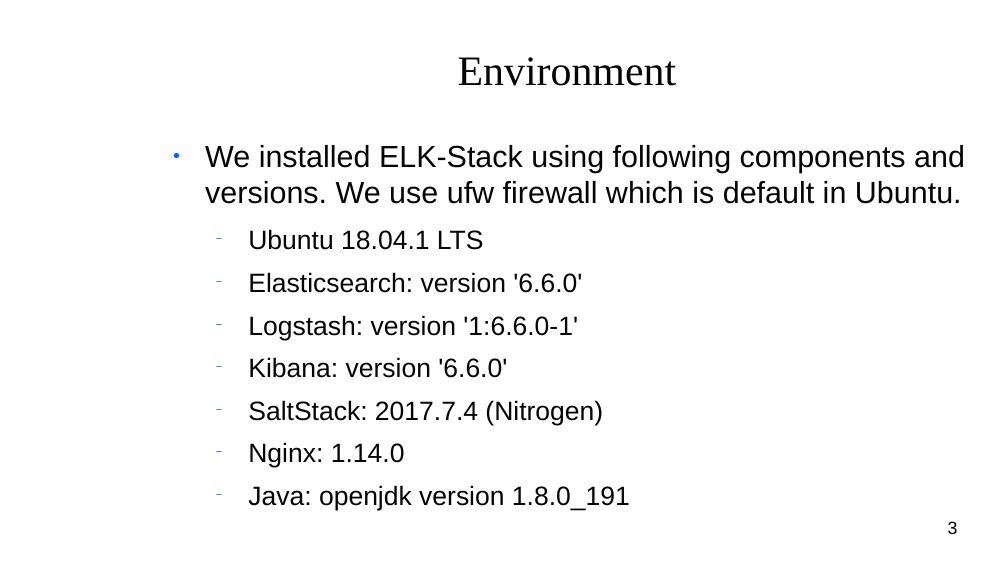
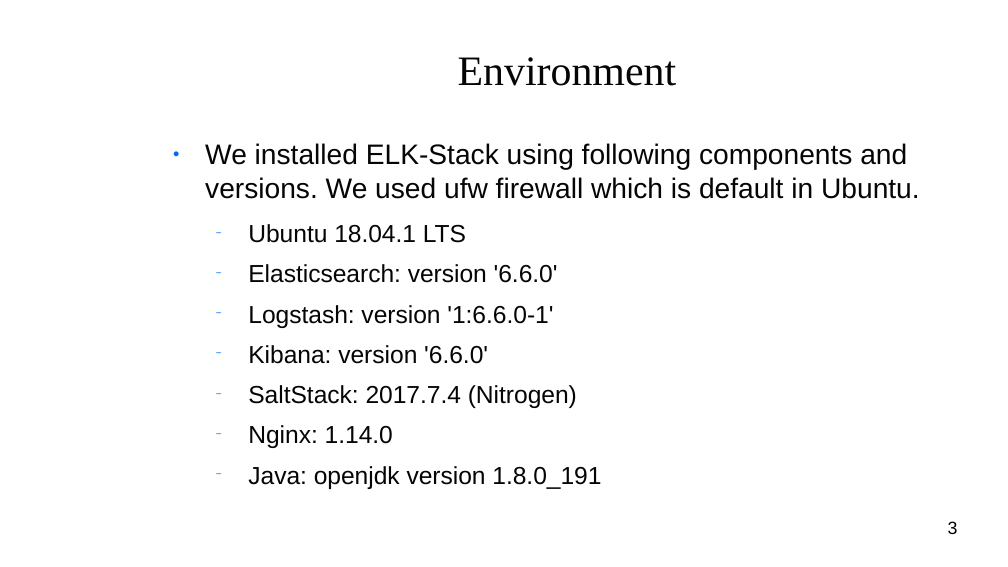
Before and after one commit to niinavi/Jarjestelmaprojekti, a slide deck: slide 3 of project_management/Presentation.odp. Drawn at 1008x567 pixels with LibreOffice and Linux fonts; fonts in the diff are those of the drawing; background and template pictures are left out. Boxes give left, top, right and bottom in pixels: in the first picture for what was removed or moved away, otherwise in the second. Text is boxed around its words. In the diff, an @@ line names an element or a change of style, - is before the commit and + after.

Commit message:
typos

```diff
--- a/project_management/Presentation.odp
+++ b/project_management/Presentation.odp
@@ text at (x1=205, y1=143, x2=920, y2=199): text changed; size 24 to 22.2 pt @@
-● We installed ELK-Stack using following components and versions. We use ufw firewall which is default in Ubuntu.
+● We installed ELK-Stack using following components and versions. We used ufw firewall which is default in Ubuntu.
@@ text at (x1=248, y1=224, x2=601, y2=489): size 20.9 to 19.3 pt in "Ubuntu 18.04.1 LTS", "Elasticsearch: version '6.6.0'", "Logstash: version '1:6.6.0-1'", "Kibana: version '6.6.0'" and 3 more places @@
```
Also in this commit, not shown: 4 other slides changed.
